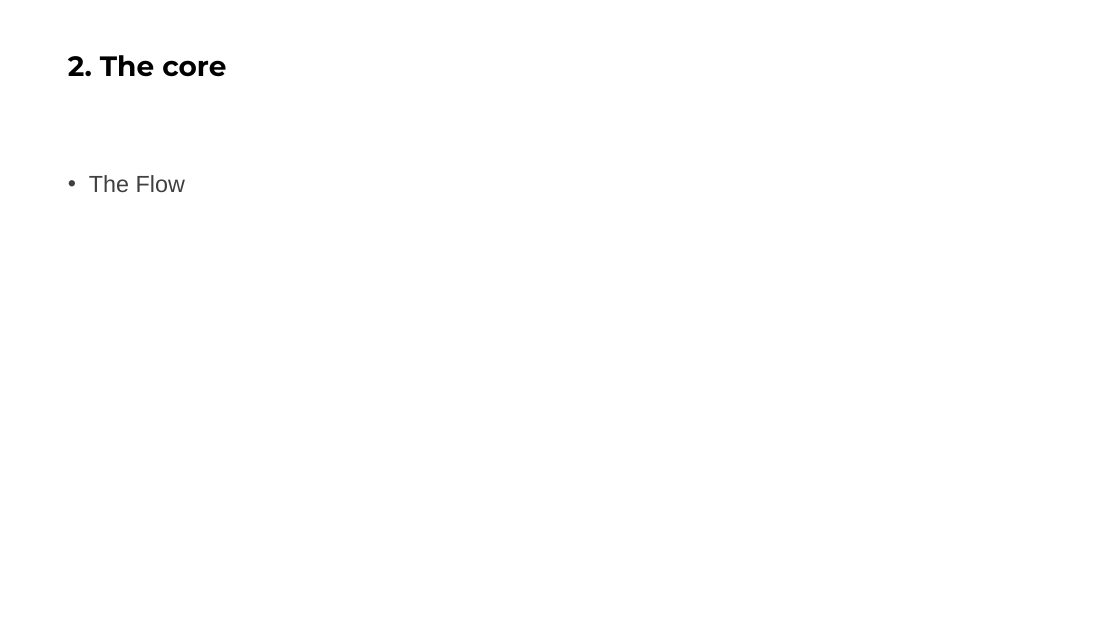
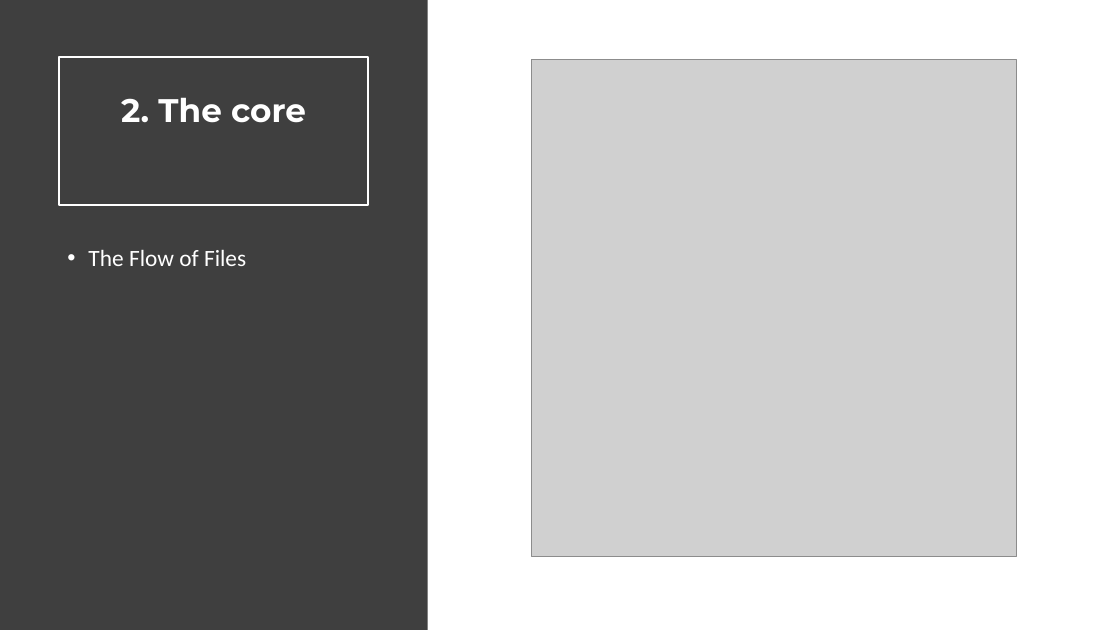
Before and after one commit to maisonhai3/Portfolio, a slide deck: slide 4 of 2_Boston_marathon/Boston_presentation.pptx. Drawn at 1120x630 pixels with LibreOffice and Linux fonts; fonts in the diff are those of the drawing; grey boxes stand for pictures. Boxes give left, top, right and bottom in pixels: in the first picture for what was removed or moved away, otherwise in the second. Text is boxed around its words. In the diff, an @@ line names an element or a change of style, - is before the commit and + after.

```diff
--- a/2_Boston_marathon/Boston_presentation.pptx
+++ b/2_Boston_marathon/Boston_presentation.pptx
@@ rectangle added at bbox=[0, 0, 428, 630], fill #3F3F3F @@
@@ title "2. The core": place and size @@
-title "2. The core" at bbox=[68, 55, 226, 77]
+title "2. The core" at bbox=[59, 57, 368, 205]
@@ title "2. The core" at bbox=[59, 57, 368, 205]: size 24 to 28 pt, text colour #000000 to #FFFFFF; alignment left to centre; outline none to #FFFFFF 1.5 pt @@
@@ picture added at bbox=[531, 59, 1017, 556] @@
@@ text at bbox=[88, 250, 246, 266]: text changed; font Arial to Calibri; text colour #404040 to #FFFFFF @@
-• The Flow
+• The Flow of Files
```
Also in this commit, not shown: 3 other slides changed, 3 slides added, 4 other files.
